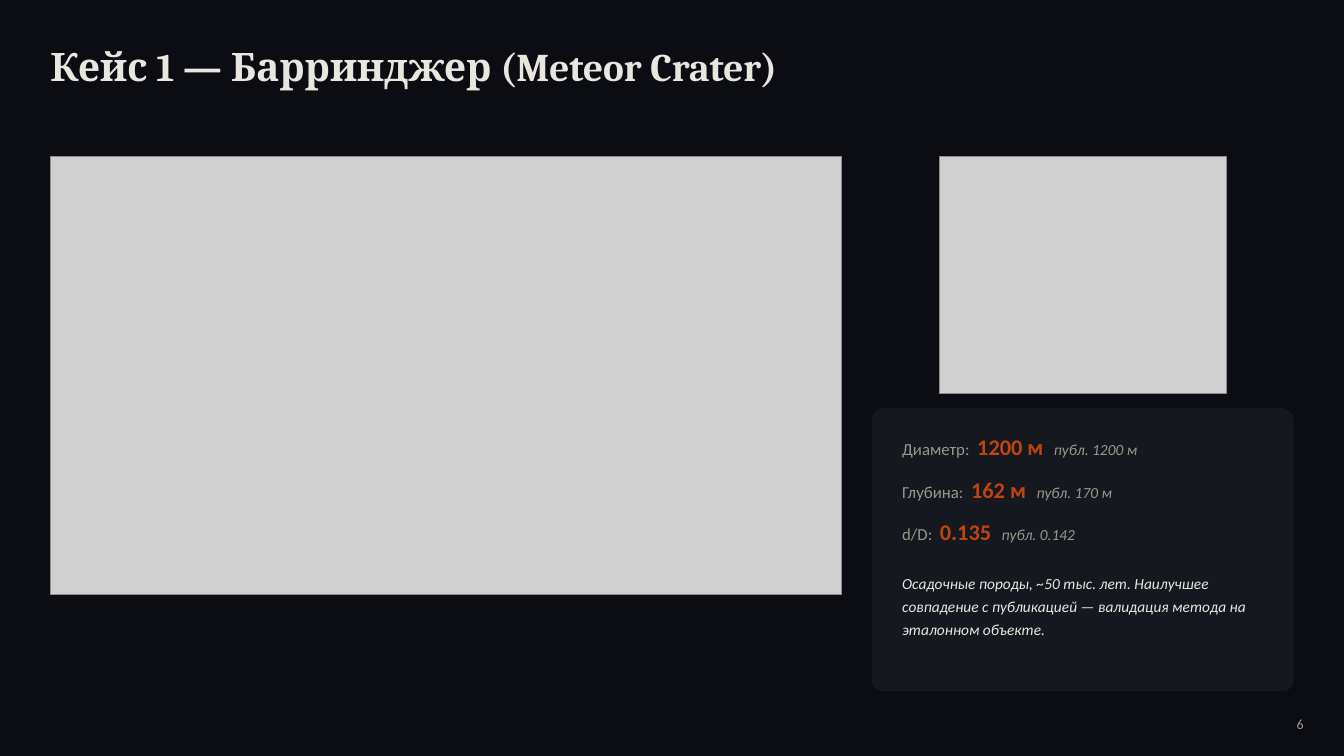
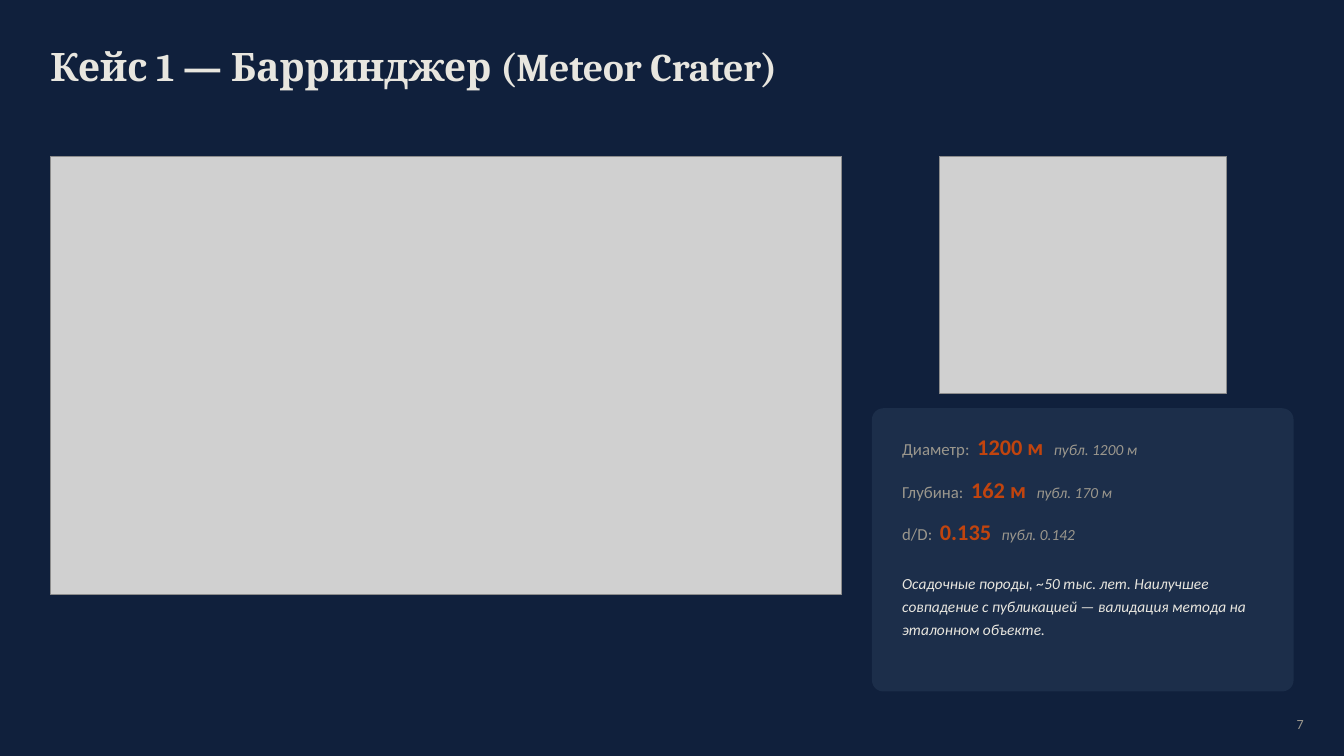
Before and after one commit to oterma19/craters-remote, a slide deck: slide 7 of crater_presentation.pptx (slide 6 before the commit). Drawn at 1344x756 pixels with LibreOffice and Linux fonts; fonts in the diff are those of the drawing; grey boxes stand for pictures. Boxes give left, top, right and bottom in pixels: in the first picture for what was removed or moved away, otherwise in the second. Text is boxed around its words. In the diff, an @@ line names an element or a change of style, - is before the commit and + after.

```diff
--- a/crater_presentation.pptx
+++ b/crater_presentation.pptx
@@ background #0B0D13 to #10203C @@
@@ rounded rectangle at [872,408,1294,692]: fill #15181F to #1C2E4A @@
@@ text at [1297,720,1304,729]: text changed @@
-6
+7
```
Also in this commit, not shown: 12 other slides changed, 2 slides added, 11 other files.
